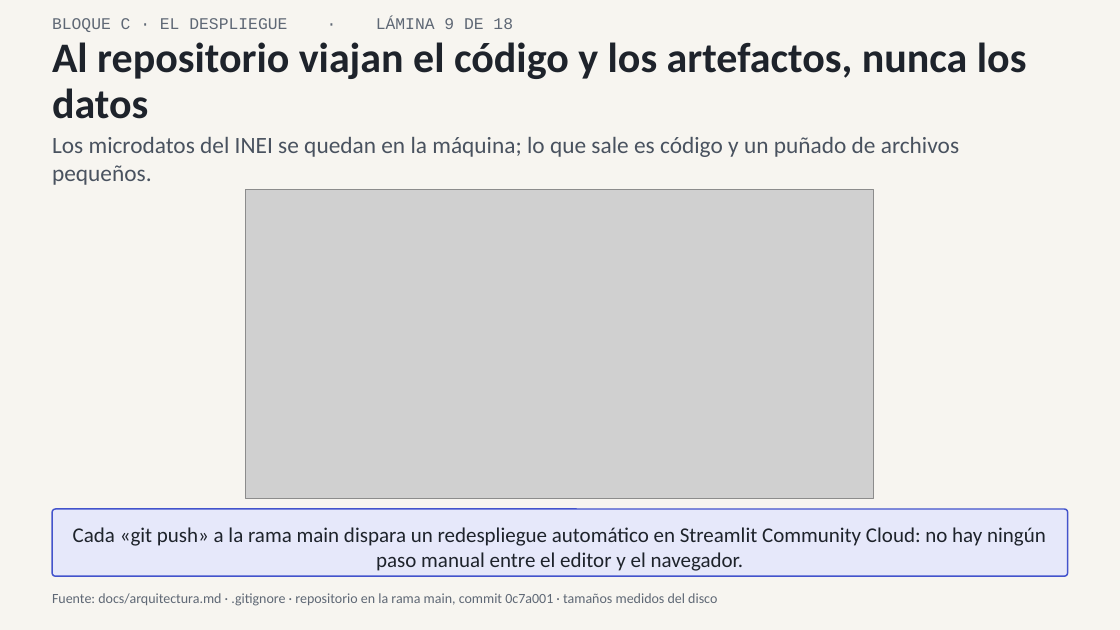
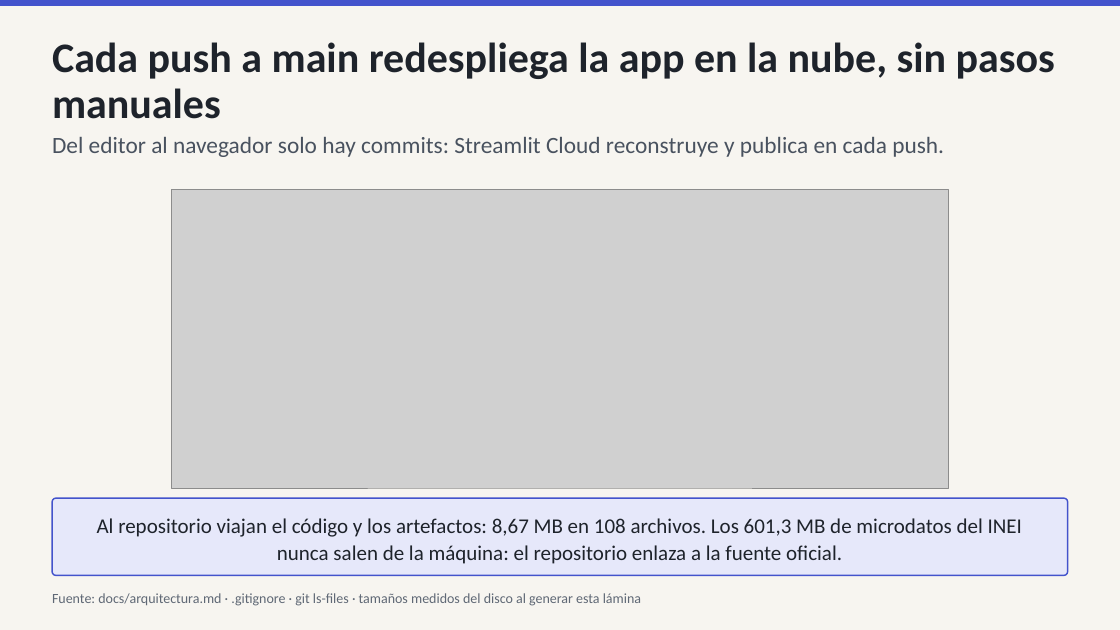
Before and after one commit to IchiSieben/enaho-ingresos-informalidad, a slide deck: slide 3 of docs/presentacion/ENAHO_exposicion.pptx (slide 9 before the commit). Drawn at 1120x630 pixels with LibreOffice and Linux fonts; fonts in the diff are those of the drawing; grey boxes stand for pictures. Boxes give left, top, right and bottom in pixels: in the first picture for what was removed or moved away, otherwise in the second. Text is boxed around its words. In the diff, an @@ line names an element or a change of style, - is before the commit and + after.

```diff
--- a/docs/presentacion/ENAHO_exposicion.pptx
+++ b/docs/presentacion/ENAHO_exposicion.pptx
@@ rectangle added at <box>0,0,1120,6</box>, fill #4353CC @@
@@ text removed at <box>52,17,513,32</box> @@
-BLOQUE C · EL DESPLIEGUE · LÁMINA 9 DE 18
@@ text at <box>52,42,1055,119</box>: text changed @@
-Al repositorio viajan el código y los artefactos, nunca los datos
+Cada push a main redespliega la app en la nube, sin pasos manuales
@@ text at <box>52,137,944,157</box>: text changed @@
-Los microdatos del INEI se quedan en la máquina; lo que sale es código y un puñado de archivos pequeños.
+Del editor al navegador solo hay commits: Streamlit Cloud reconstruye y publica en cada push.
@@ picture: place and size @@
-picture at <box>246,190,875,499</box>
+picture at <box>171,190,949,488</box>
@@ rounded rectangle removed at <box>52,509,1068,576</box> @@
-Cada «git push» a la rama main dispara un redespliegue automático en Streamlit Community Cloud: no hay ningún paso manual entre el editor y el navegador.
@@ rounded rectangle added at <box>52,498,1068,576</box>, fill #E6E8FA, outline #4353CC 1.25 pt, 18 pt, text #1E232B @@
+Al repositorio viajan el código y los artefactos: 8,67 MB en 108 archivos. Los 601,3 MB de microdatos del INEI nunca salen de la máquina: el repositorio enlaza a la fuente oficial.
@@ text at <box>52,593,641,606</box>: text changed @@
-Fuente: docs/arquitectura.md · .gitignore · repositorio en la rama main, commit 0c7a001 · tamaños medidos del disco
+Fuente: docs/arquitectura.md · .gitignore · git ls-files · tamaños medidos del disco al generar esta lámina
```
Also in this commit, not shown: 9 other slides changed, 2 slides added, 8 slides removed, 10 other files.
